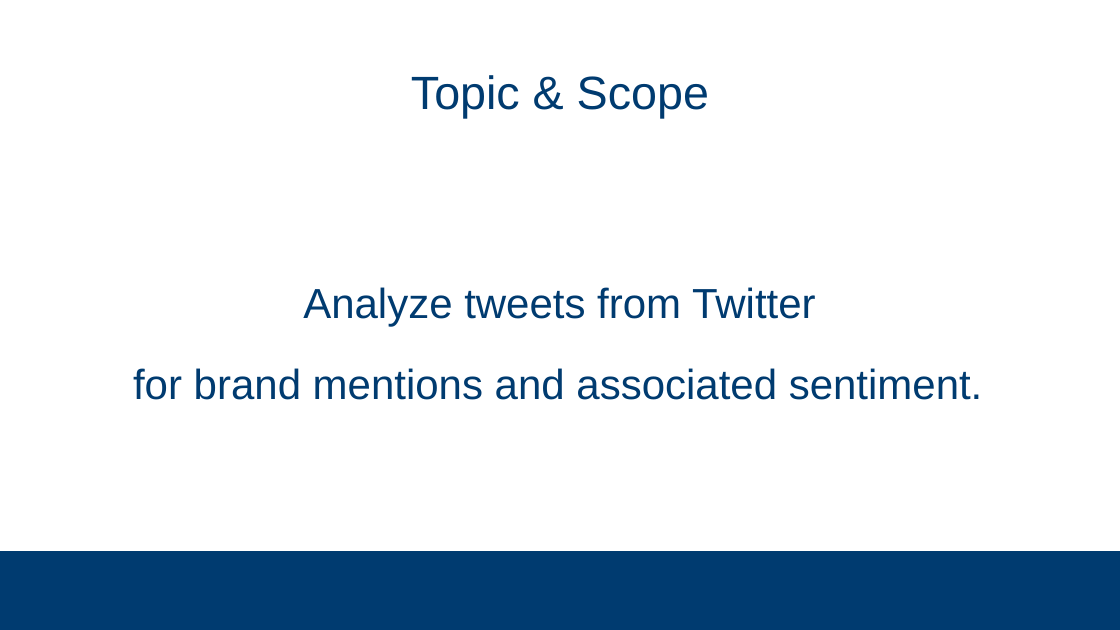
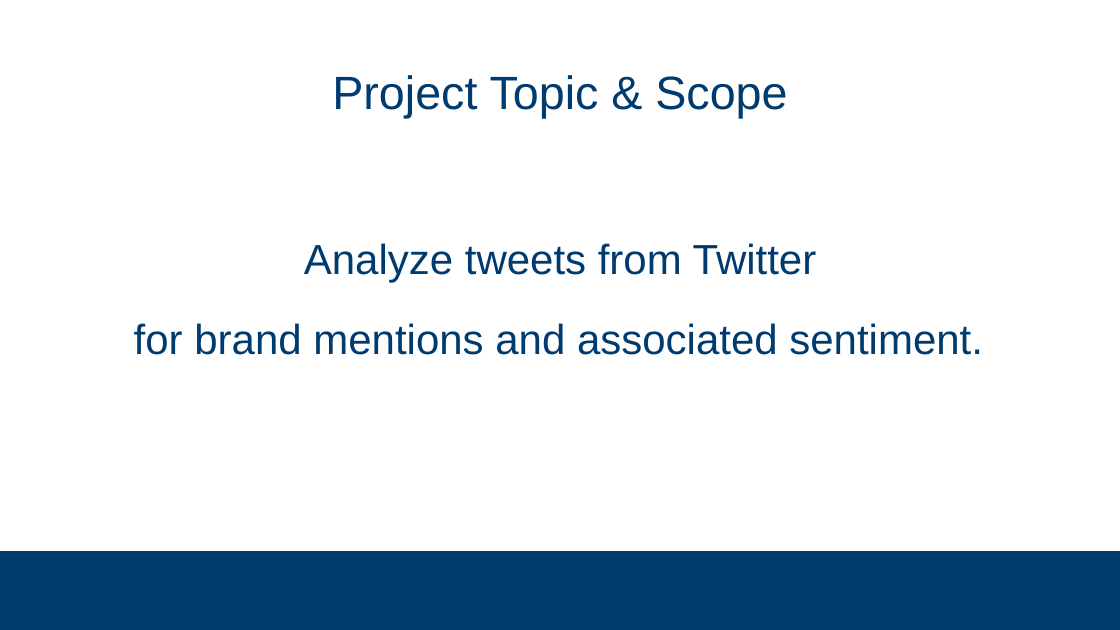
Before and after one commit to subsystem3/project, a slide deck: slide 4 of Final-Project-Team-2.pptx. Drawn at 1120x630 pixels with LibreOffice and Linux fonts; fonts in the diff are those of the drawing; background and template pictures are left out. Boxes give left, top, right and bottom in pixels: in the first picture for what was removed or moved away, otherwise in the second. Text is boxed around its words. In the diff, an @@ line names an element or a change of style, - is before the commit and + after.

```diff
--- a/Final-Project-Team-2.pptx
+++ b/Final-Project-Team-2.pptx
@@ title at (x1=332, y1=75, x2=787, y2=118): text changed @@
-Topic & Scope
+Project Topic & Scope
@@ text "Analyze tweets from Twitter for ..." moved from (x1=133, y1=287, x2=983, y2=400) to (x1=134, y1=243, x2=983, y2=355) @@
```
Also in this commit, not shown: 10 other slides changed, 14 slides added, 9 slides removed.
